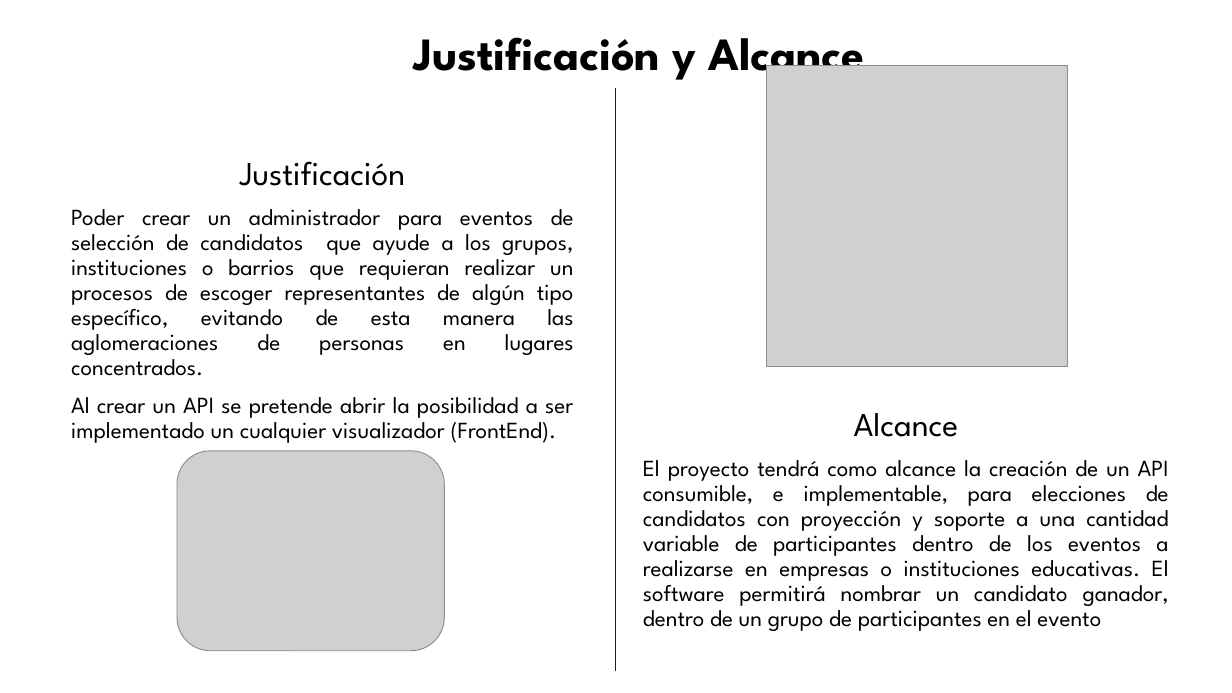
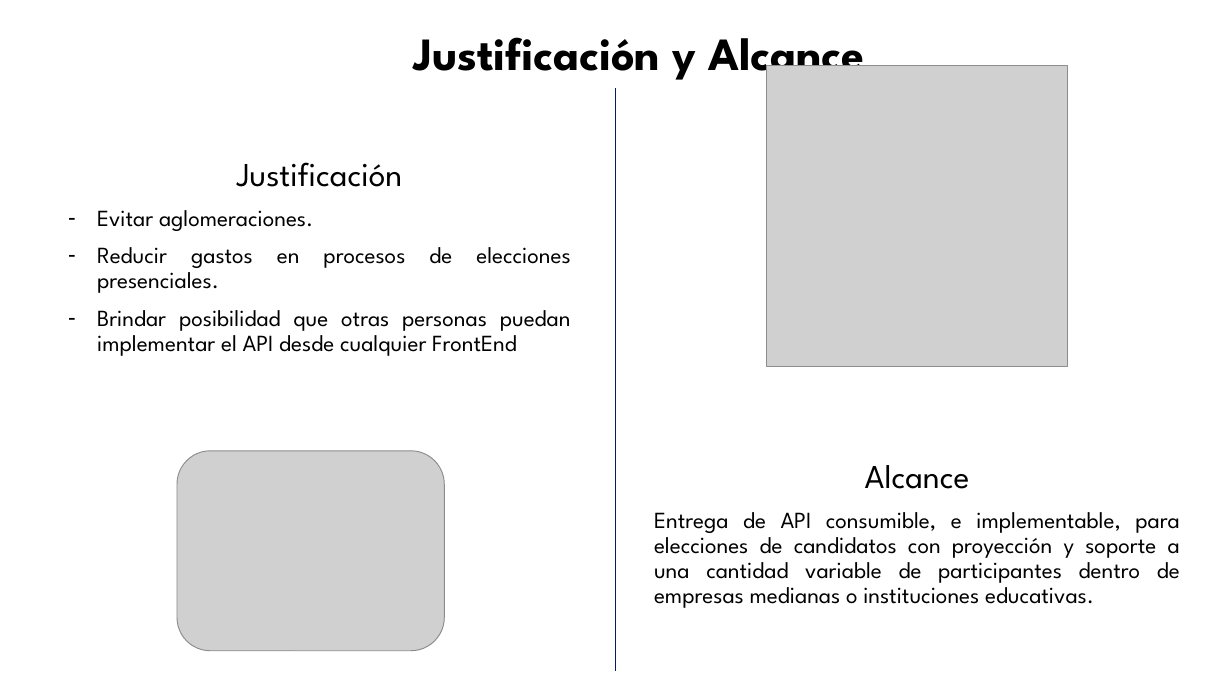
Before and after one commit to dach1996/ElectionSystem, a slide deck: slide 5 of Documents/Formatopresentacion UISRAEL.pptx. Drawn at 1232x693 pixels with LibreOffice and Linux fonts; fonts in the diff are those of the drawing; grey boxes stand for pictures; background and template pictures are left out. Boxes give left, top, right and bottom in pixels: in the first picture for what was removed or moved away, otherwise in the second. Text is boxed around its words. In the diff, an @@ line names an element or a change of style, - is before the commit and + after.

```diff
--- a/Documents/Formatopresentacion UISRAEL.pptx
+++ b/Documents/Formatopresentacion UISRAEL.pptx
@@ text "Justificación": place and size @@
-text "Justificación" at [71, 161, 574, 443]
+text "Justificación" at [97, 162, 571, 356]
@@ text at [97, 210, 571, 356]: text changed @@
-  Poder crear un administrador para eventos de selección de candidatos que ayude a los grupos, instituciones o barrios que requieran realizar un procesos de escoger representantes de algún tipo específico, evitando de esta manera las aglomeraciones de personas en lugares concentrados.
-  Al crear un API se pretende abrir la posibilidad a ser implementado un cualquier visualizador (FrontEnd).
+  – Evitar aglomeraciones.
+  – Reducir gastos en procesos de elecciones presenciales.
+  – Brindar posibilidad que otras personas puedan implementar el API desde cualquier FrontEnd
@@ text "Alcance": place and size @@
-text "Alcance" at [643, 413, 1169, 631]
+text "Alcance" at [654, 465, 1180, 608]
@@ text at [654, 512, 1180, 608]: text changed @@
-  El proyecto tendrá como alcance la creación de un API consumible, e implementable, para elecciones de candidatos con proyección y soporte a una cantidad variable de participantes dentro de los eventos a realizarse en empresas o instituciones educativas. El software permitirá nombrar un candidato ganador, dentro de un grupo de participantes en el evento
+  Entrega de API consumible, e implementable, para elecciones de candidatos con proyección y soporte a una cantidad variable de participantes dentro de empresas medianas o instituciones educativas.
```
Also in this commit, not shown: 8 other slides changed, 10 slides added, 12 slides removed, 29 other files.
